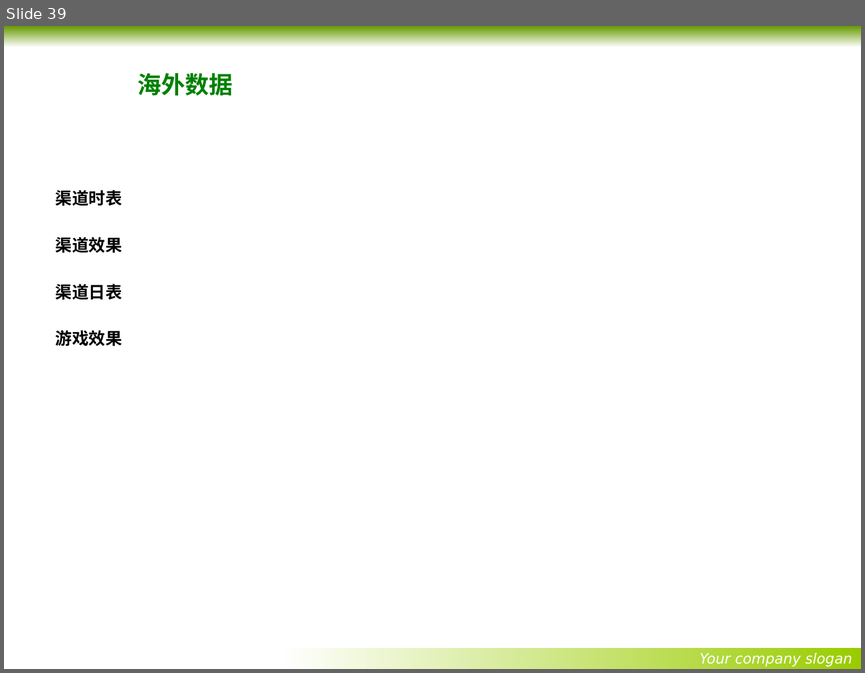
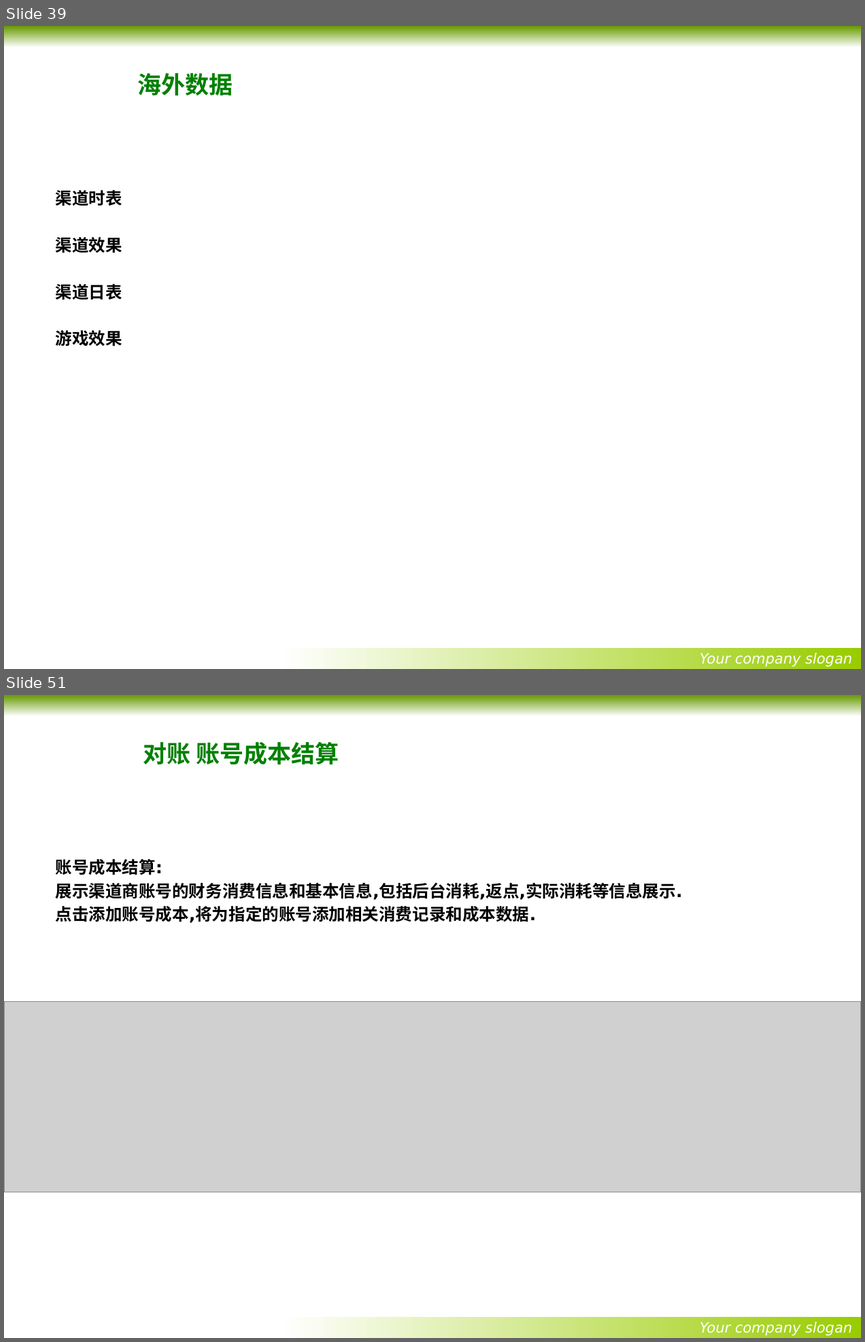
Before and after one commit to wangxiqunlucky/x-mind, a slide deck: youyun/优云项目讲解内容-最终正式版.pptx. Shown one above the other, each under a label of ours: slide 39 before the commit, slides 39 and 51 after it; the slides between them are not shown. The pictures are 865x673 and 865x1342 pixels, drawn with LibreOffice and Linux fonts; fonts in the diff are those of the drawing; grey boxes stand for pictures; background and template pictures are left out. Boxes give left, top, right and bottom in pixels: in the first picture for what was removed or moved away, otherwise in the second. Text is boxed around its words. In the diff, an @@ line names an element or a change of style, - is before the commit and + after.

Commit message:
2017年4月17日01:11:21
完成优云项目思维导图和ppt,还差数据库关系

```diff
--- a/youyun/优云项目讲解内容-最终正式版.pptx
+++ b/youyun/优云项目讲解内容-最终正式版.pptx
@@ slide 51 added at [4, 695, 861, 1338], background picture (left out); not listed: 2 template elements that a slide beside it also shows @@
@@ title added at [143, 742, 339, 765], 20 pt, text #008000, bold @@
+对账 账号成本结算
@@ text added at [56, 859, 683, 923], 14 pt, text #000000, bold @@
+账号成本结算:
+展示渠道商账号的财务消费信息和基本信息,包括后台消耗,返点,实际消耗等信息展示.
+点击添加账号成本,将为指定的账号添加相关消费记录和成本数据.
@@ picture added at [4, 1002, 861, 1192] @@
```
Also in this commit, not shown: 1 slide changed, 15 other slides added, 7 slides removed, 1 other file.
